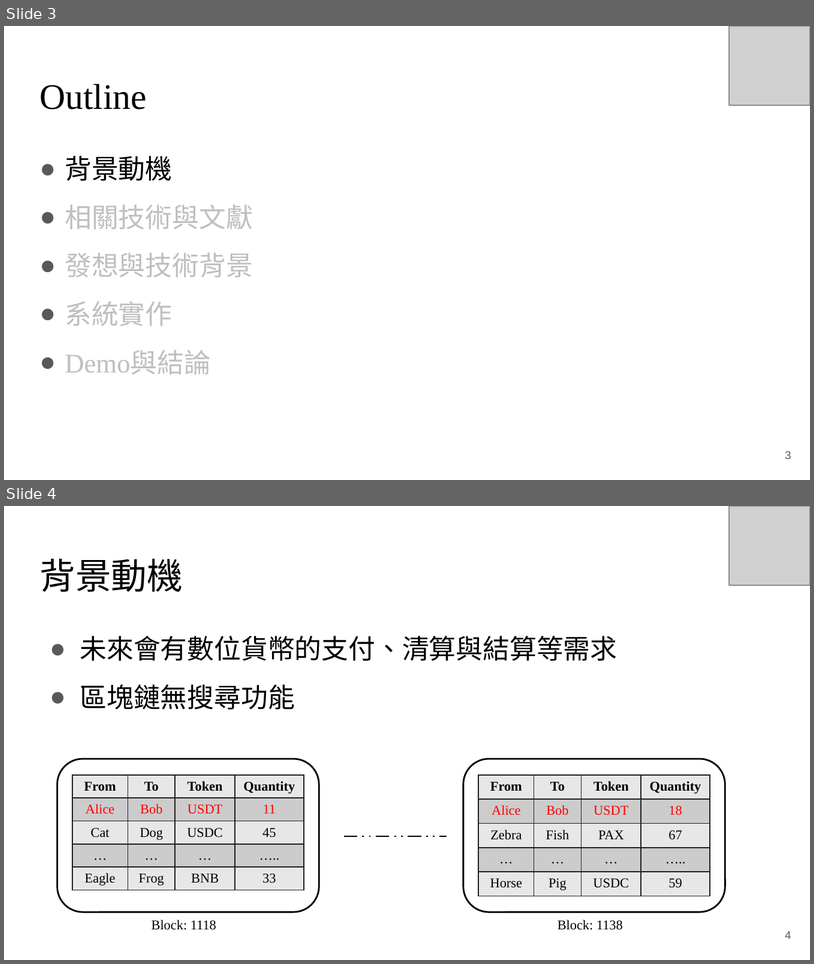
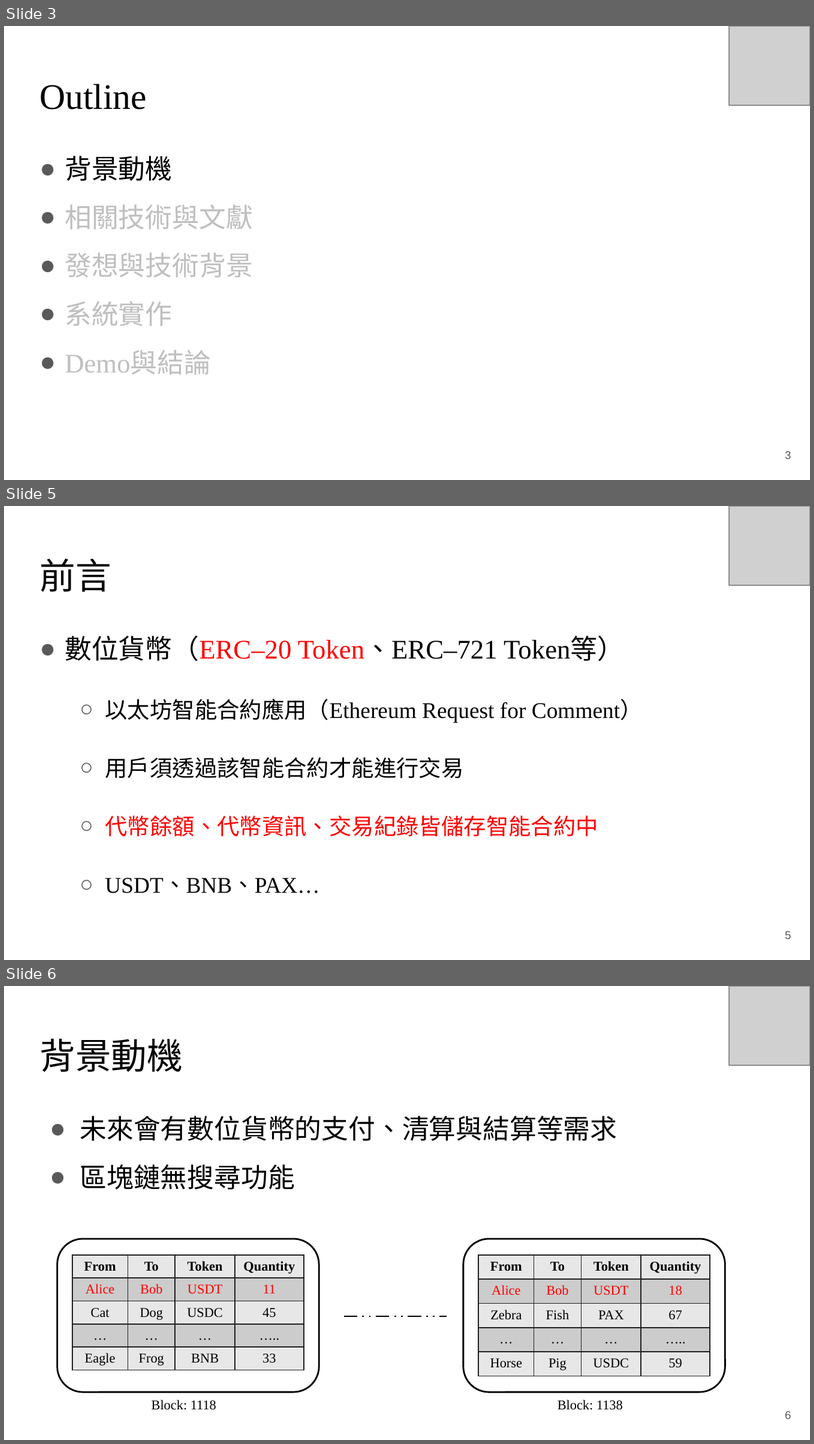
Before and after one commit to RyuChu/A-Decentralized-Digital-Currency-Tracing-Service, a slide deck: Documents/論文簡報_V3.pptx. Shown one above the other, each under a label of ours: slides 3 and 4 before the commit, slides 3, 5 and 6 after it; the slides between them are not shown. The pictures are 814x964 and 814x1444 pixels, drawn with LibreOffice and Linux fonts; fonts in the diff are those of the drawing; grey boxes stand for pictures. Boxes give left, top, right and bottom in pixels: in the first picture for what was removed or moved away, otherwise in the second. Text is boxed around its words. In the diff, an @@ line names an element or a change of style, - is before the commit and + after.

```diff
--- a/Documents/論文簡報_V3.pptx
+++ b/Documents/論文簡報_V3.pptx
@@ slide 5 added at box(4, 506, 810, 960), background #FFFFFF @@
@@ picture added at box(730, 506, 810, 585) @@
@@ title added at box(39, 558, 111, 592), 32 pt, text #000000 @@
+前言
@@ text added at box(65, 636, 643, 893), 20 pt, text #000000 @@
+● 數位貨幣（ERC–20 Token、ERC–721 Token等）
+  ○ 以太坊智能合約應用（Ethereum Request for Comment）
+  ○ 用戶須透過該智能合約才能進行交易
+  ○ 代幣餘額、代幣資訊、交易紀錄皆儲存智能合約中
+  ○ USDT、BNB、PAX…
@@ page number added at box(785, 931, 791, 939), 10 pt, text #595959 @@
+5
@@ what was slide 4 is now slide 6 @@
@@ page number at box(785, 1411, 791, 1419): text changed @@
-4
+6
```
Also in this commit, not shown: 1 other slide added.
